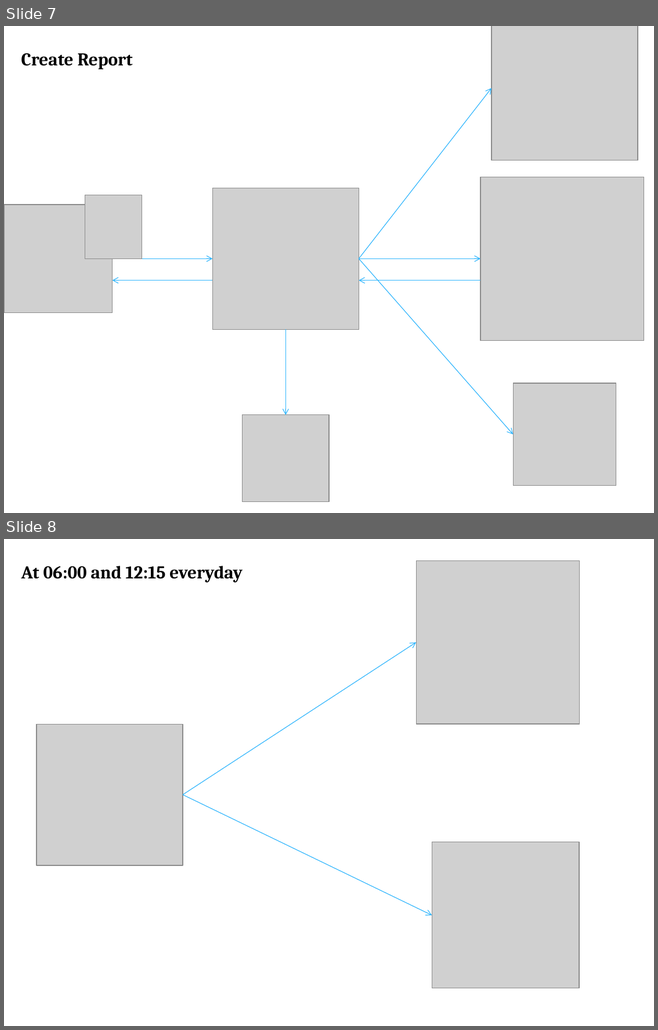
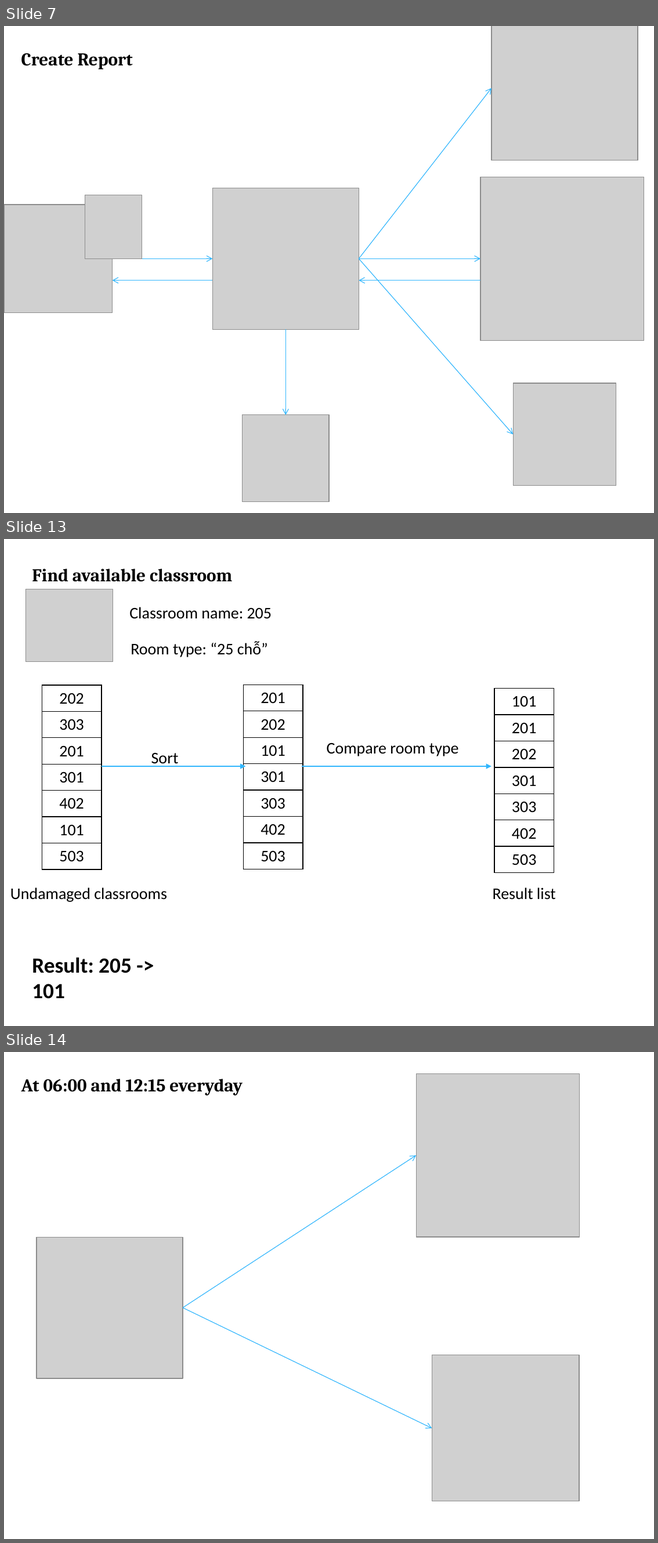
Before and after one commit to tranquang9a1/ECRM, a slide deck: Document/ECRM-Presentation.pptx. Shown one above the other, each under a label of ours: slides 7 and 8 before the commit, slides 7, 13 and 14 after it; the slides between them are not shown. The pictures are 658x1030 and 658x1543 pixels, drawn with LibreOffice and Linux fonts; fonts in the diff are those of the drawing; grey boxes stand for pictures. Boxes give left, top, right and bottom in pixels: in the first picture for what was removed or moved away, otherwise in the second. Text is boxed around its words. In the diff, an @@ line names an element or a change of style, - is before the commit and + after.

```diff
--- a/Document/ECRM-Presentation.pptx
+++ b/Document/ECRM-Presentation.pptx
@@ slide 13 added at (4, 539, 654, 1026), background #FFFFFF @@
@@ text added at (32, 569, 232, 582), 20 pt, text #000000, bold @@
+Find available classroom
@@ picture added at (25, 589, 112, 662) @@
@@ text added at (129, 607, 272, 619), 18 pt, text #000000 @@
+Classroom name: 205
@@ text added at (130, 641, 268, 657), 18 pt, text #000000 @@
+Room type: “25 chỗ”
@@ table added at (42, 685, 101, 870), 7 rows, 1 columns @@
+202
+303
+201
+301
+402
+101
+503
@@ table added at (243, 685, 303, 869), 7 rows, 1 columns @@
+201
+202
+101
+301
+303
+402
+503
@@ table added at (494, 689, 554, 873), 7 rows, 1 columns @@
+101
+201
+202
+301
+303
+402
+503
@@ text added at (326, 743, 459, 756), 18 pt, text #000000 @@
+Compare room type
@@ text added at (151, 753, 179, 767), 18 pt, text #000000 @@
+Sort
@@ arrow added from (101, 766) to (246, 766), #31B6FD 0.75 pt @@
@@ arrow added from (302, 766) to (491, 766), #31B6FD 0.75 pt @@
@@ text added at (10, 888, 167, 902), 18 pt, text #000000 @@
+Undamaged classrooms
@@ text added at (492, 888, 556, 900), 18 pt, text #000000 @@
+Result list
@@ text added at (32, 957, 132, 999), 24 pt, text #000000, bold @@
+Result: 205 -> 101
@@ what was slide 8 is now slide 14 @@
```
Also in this commit, not shown: 1 slide changed, 5 other slides added.
